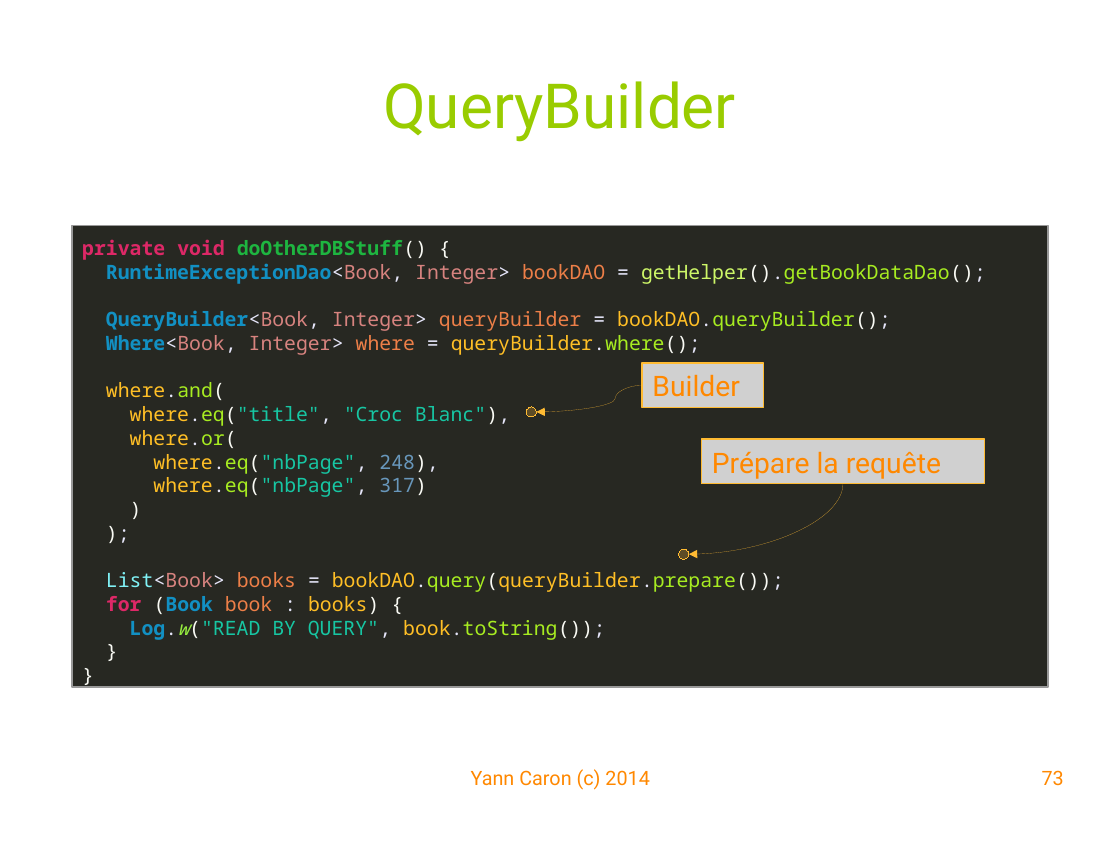
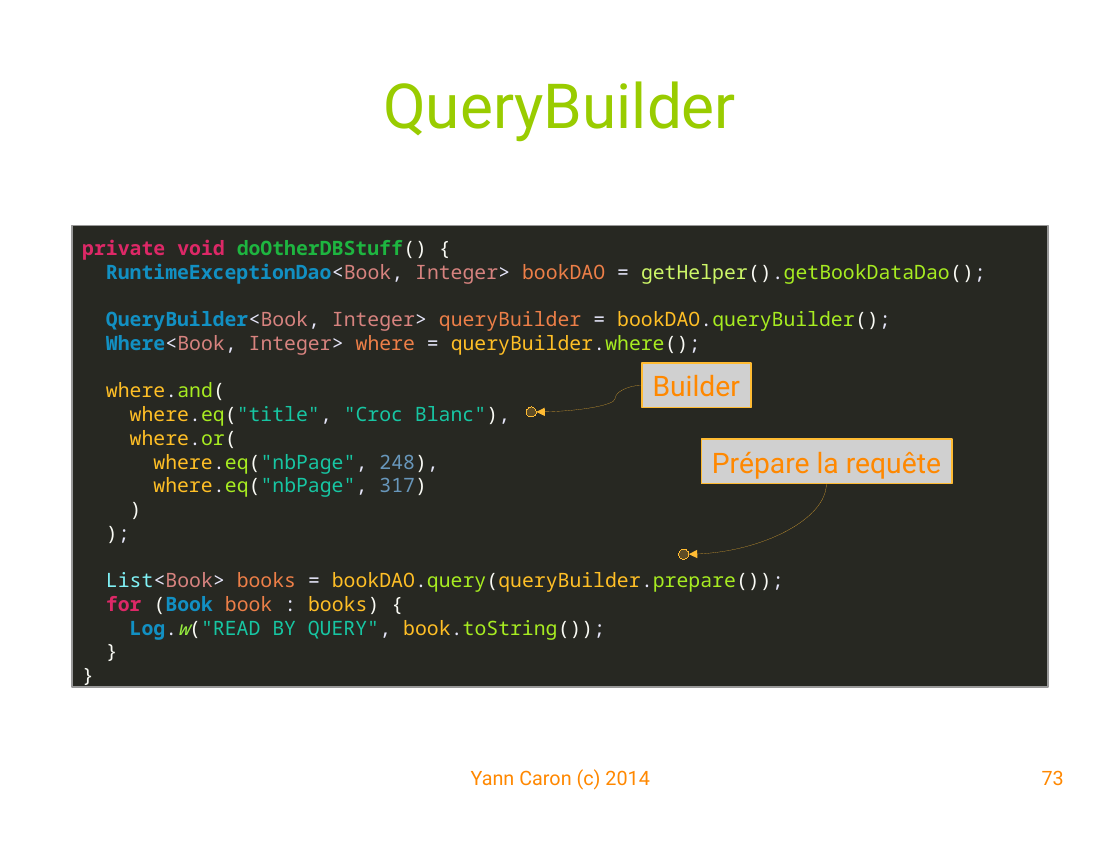
Before and after one commit to YannCaron/Android-ENSG, a slide deck: slide 73 of 04 - Databases.odp. Drawn at 1120x841 pixels with LibreOffice and Linux fonts; fonts in the diff are those of the drawing; grey boxes stand for pictures; background and template pictures are left out. Boxes give left, top, right and bottom in pixels: in the first picture for what was removed or moved away, otherwise in the second. Text is boxed around its words. In the diff, an @@ line names an element or a change of style, - is before the commit and + after.

```diff
--- a/04 - Databases.odp
+++ b/04 - Databases.odp
@@ picture "Builder": place and size @@
-picture "Builder" at (642,363,764,408)
+picture "Builder" at (642,363,751,408)
@@ picture "Prépare la requête": place and size @@
-picture "Prépare la requête" at (701,439,985,484)
+picture "Prépare la requête" at (701,439,952,484)
@@ curved arrow moved from (843, 484) - (689, 554) to (826, 484) - (689, 554) @@
```
Also in this commit, not shown: 13 other slides changed, 7 other files.
